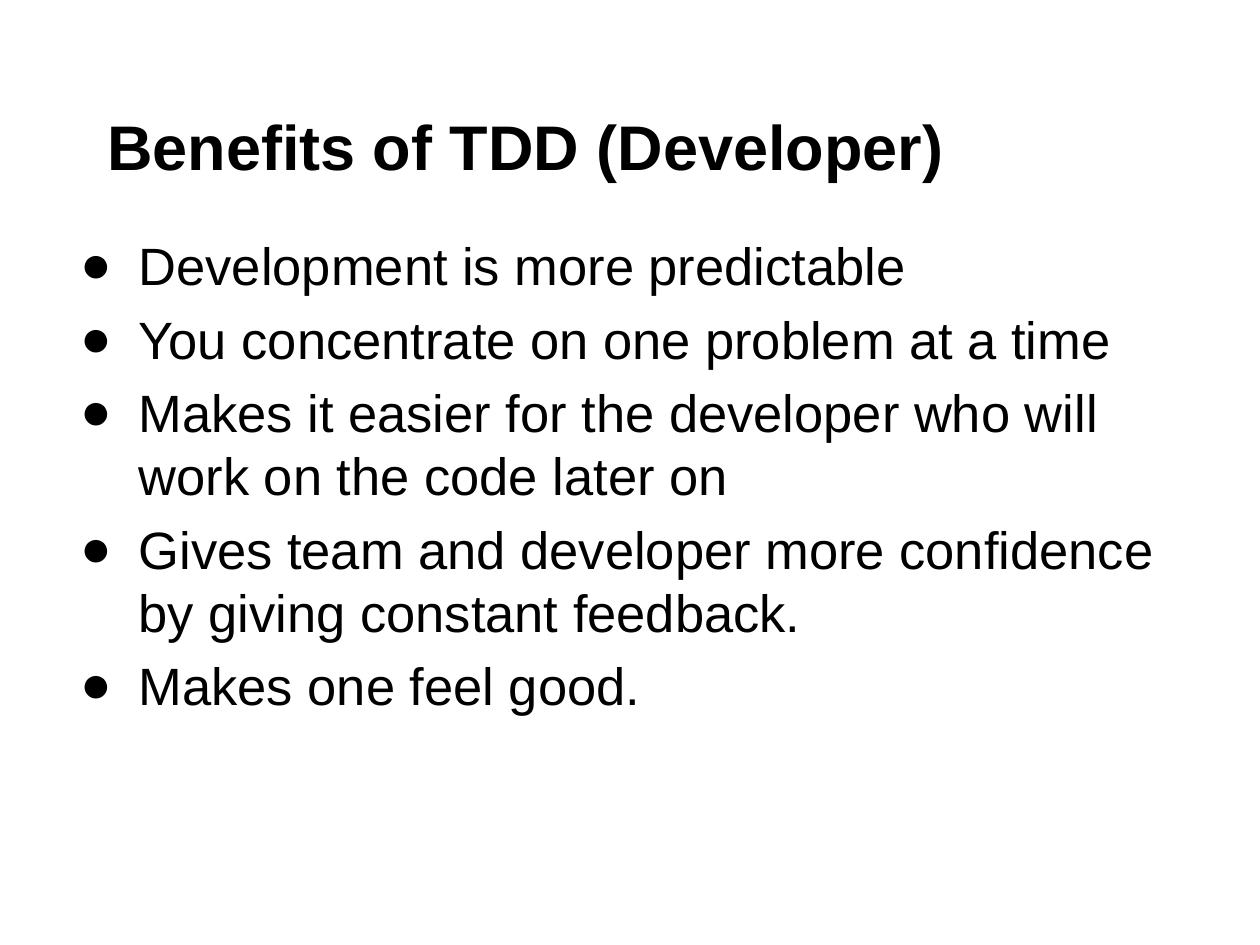
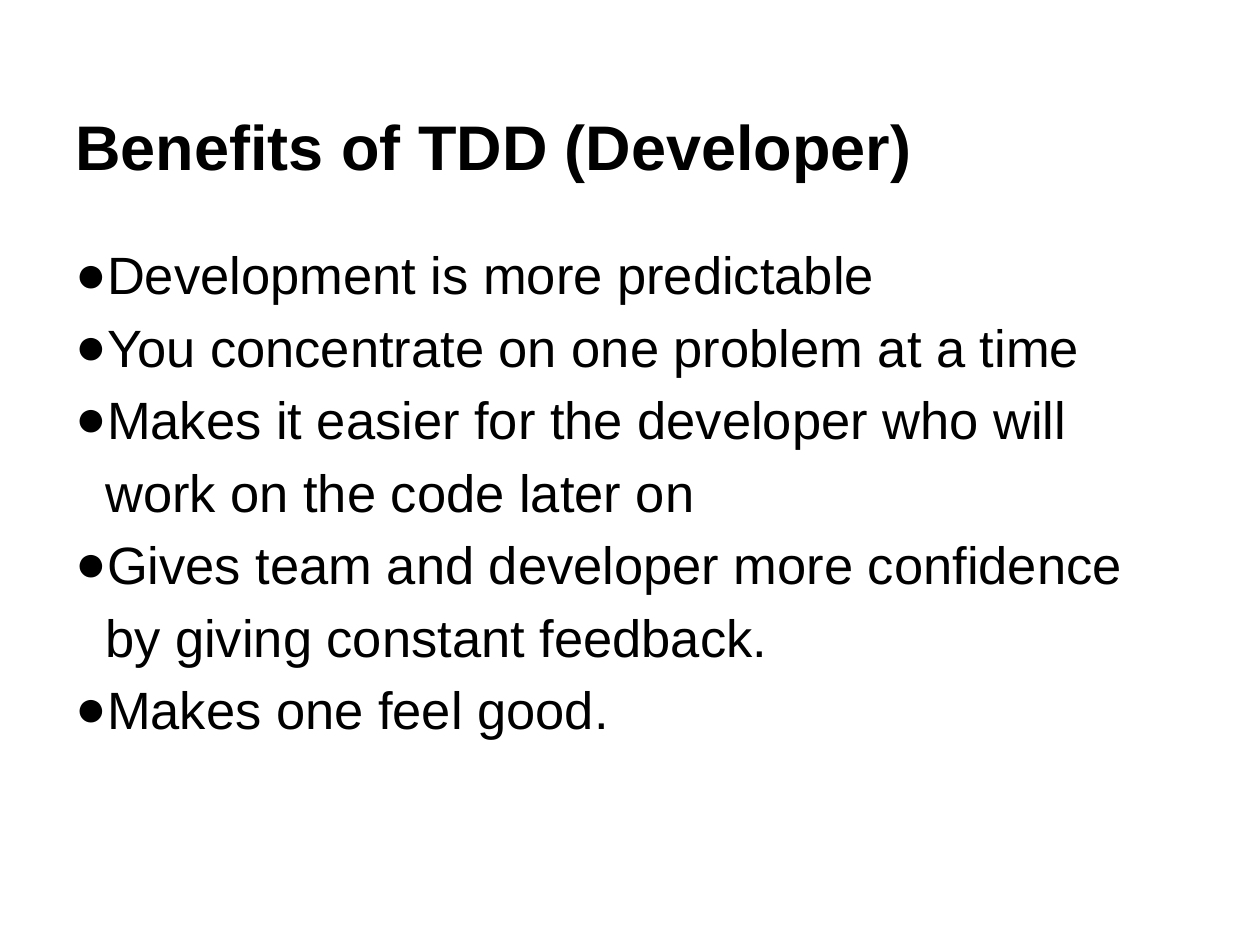
Before and after one commit to RobinNagpal/software_craftsmanship, a slide deck: slide 5 of TDD/study_material/Test Driven Development.pptx. Drawn at 1260x945 pixels with LibreOffice and Linux fonts; fonts in the diff are those of the drawing. Boxes give left, top, right and bottom in pixels: in the first picture for what was removed or moved away, otherwise in the second. Text is boxed around its words. In the diff, an @@ line names an element or a change of style, - is before the commit and + after.

```diff
--- a/TDD/study_material/Test Driven Development.pptx
+++ b/TDD/study_material/Test Driven Development.pptx
@@ text "Benefits of TDD (Developer)" at bbox=[75, 124, 911, 181]: indent changed @@
@@ text "Development is more predictable" at bbox=[75, 256, 1122, 740]: indent changed; line spacing 1 to 1.15; less space between paragraphs @@
```
Also in this commit, not shown: 11 other slides changed, 1 slide added.
